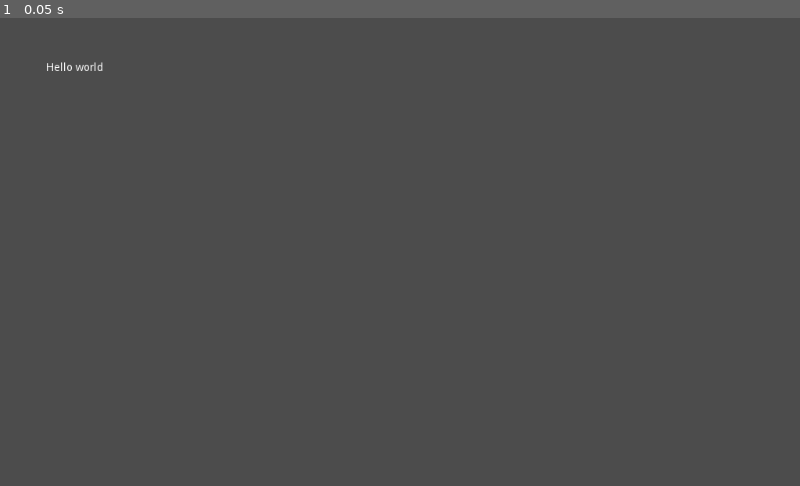
Above: before the commit, frame 1.
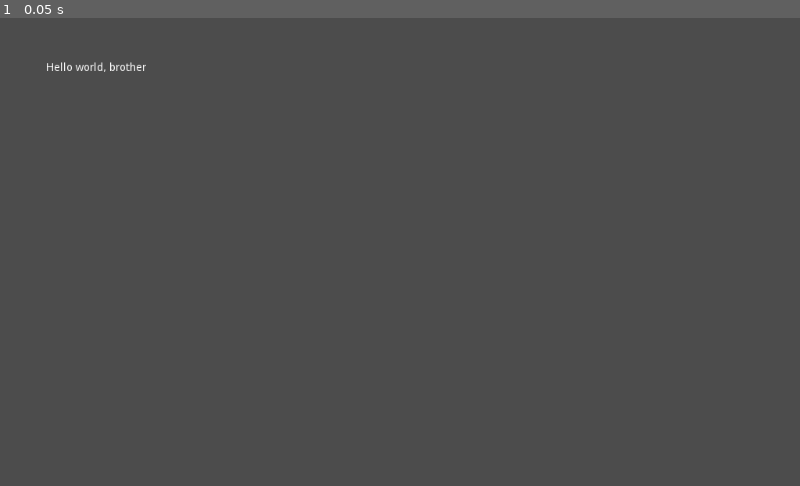
Above: after the commit, the same moment.

Repository: Asdaois/west-cow-builder
Game: Godot game, scene res://Main.tscn
The game is run twice, just before and just after one commit, with the same random seed, the same clock (stepped at 60 frames per second) and the same inputs.
Inputs:
- Up to frame 1 (0.05 s): no input

The runs differ from the first frame. In frame 1, less than 0.1% of the frame differs, in the area x 13-19%, y 9-12%.

Commit message:
Test commit
Adding an important feature to the hello world text

Diff:
--- a/game/Main.tscn
+++ b/game/Main.tscn
@@ -7,7 +7,7 @@
 margin_top = 57.0
 margin_right = 132.0
 margin_bottom = 88.0
-text = "Hello world
+text = "Hello world, brother
 "
 __meta__ = {
 "_edit_use_anchors_": false
